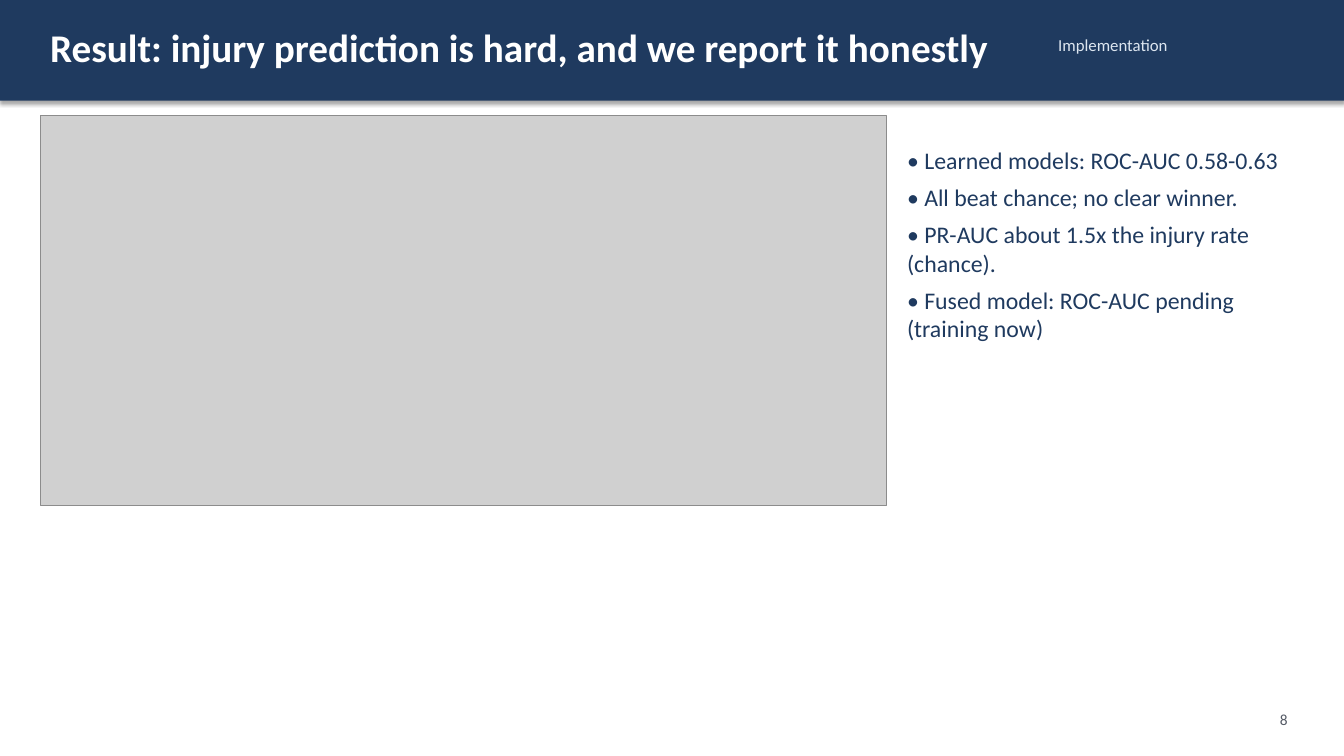
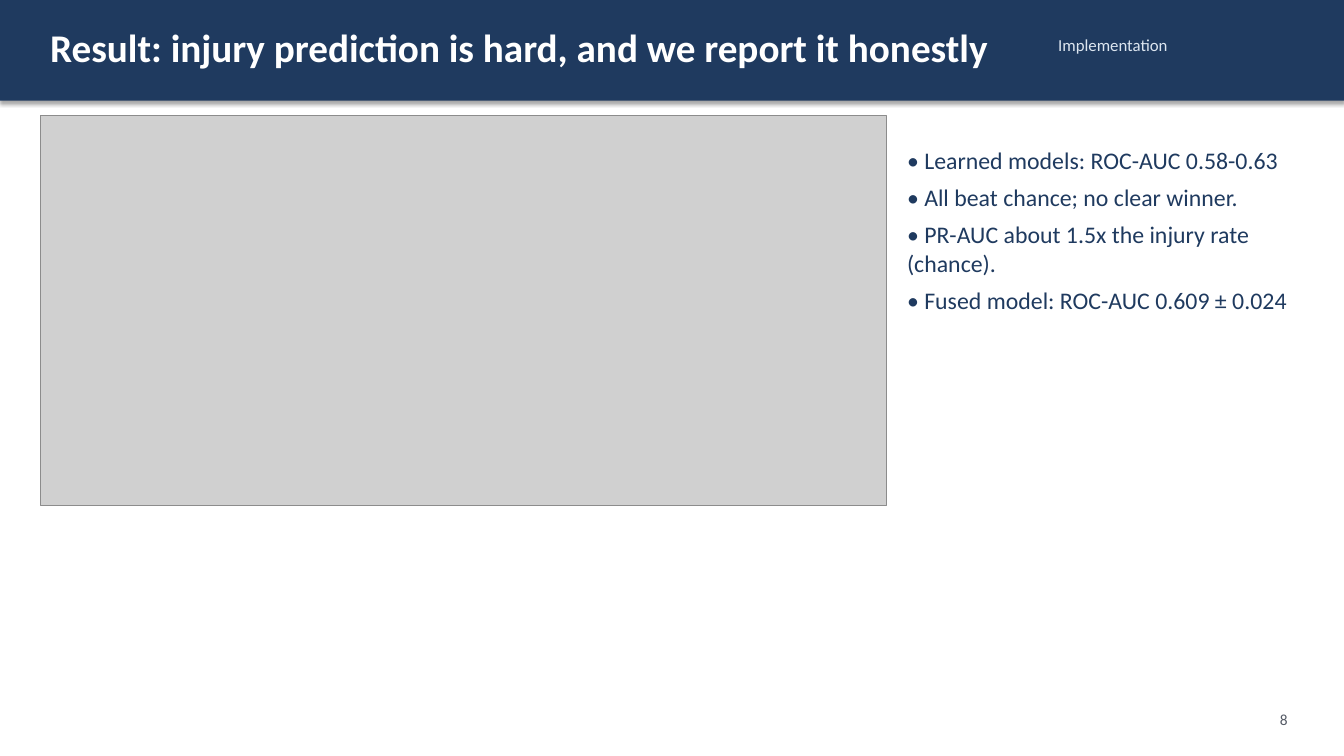
Before and after one commit to NamanJain017/SynAthlete-AIoT, a slide deck: slide 8 of slides/review2.pptx. Drawn at 1344x756 pixels with LibreOffice and Linux fonts; fonts in the diff are those of the drawing; grey boxes stand for pictures. Boxes give left, top, right and bottom in pixels: in the first picture for what was removed or moved away, otherwise in the second. Text is boxed around its words. In the diff, an @@ line names an element or a change of style, - is before the commit and + after.

```diff
--- a/slides/review2.pptx
+++ b/slides/review2.pptx
@@ text at (924,292,1286,309): text changed @@
-• Fused model: ROC-AUC pending (training now)
+• Fused model: ROC-AUC 0.609 ± 0.024
```
Also in this commit, not shown: 2 other slides changed, 2 other files.
